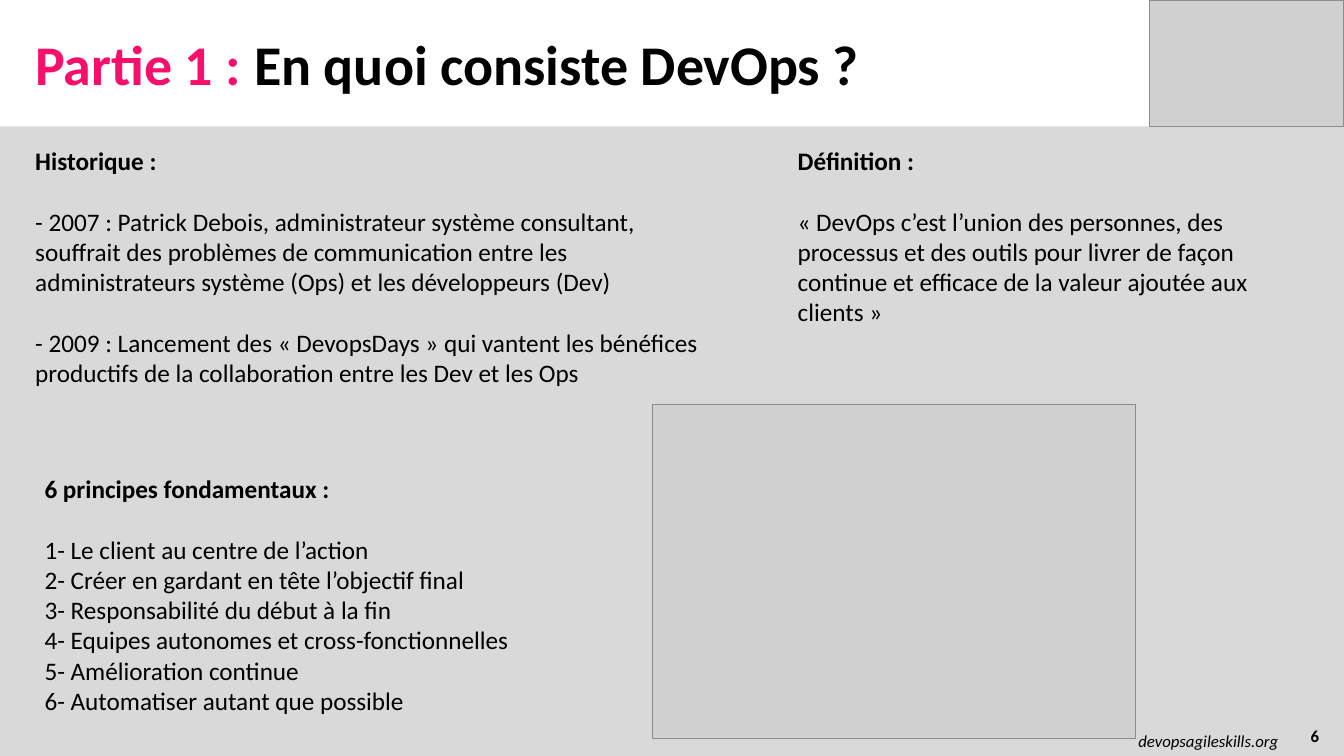
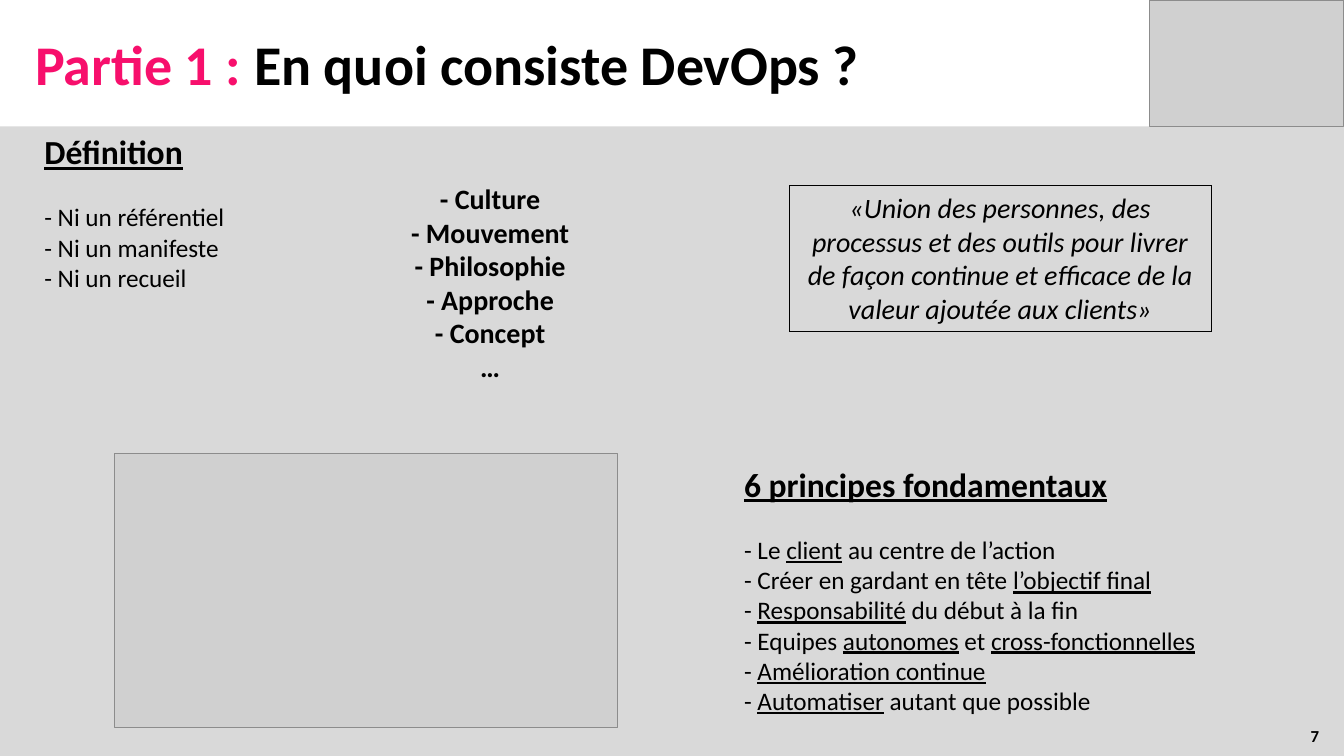
Before and after one commit to AITcorporation/Presentation-DevOps, a slide deck: slide 7 of Presentation.pptx (slide 6 before the commit). Drawn at 1344x756 pixels with LibreOffice and Linux fonts; fonts in the diff are those of the drawing; grey boxes stand for pictures. Boxes give left, top, right and bottom in pixels: in the first picture for what was removed or moved away, otherwise in the second. Text is boxed around its words. In the diff, an @@ line names an element or a change of style, - is before the commit and + after.

Commit message:
Version finale Pwpt

```diff
--- a/Presentation.pptx
+++ b/Presentation.pptx
@@ text added at <box>44,140,225,287</box>, 18 pt, text #000000 @@
+Définition
+- Ni un référentiel
+- Ni un manifeste
+- Ni un recueil
@@ text removed at <box>35,152,698,386</box> @@
-Historique :
-- 2007 : Patrick Debois, administrateur système consultant, souffrait des problèmes de communication entre les administrateurs système (Ops) et les développeurs (Dev)
-- 2009 : Lancement des « DevopsDays » qui vantent les bénéfices productifs de la collaboration entre les Dev et les Ops
@@ text added at <box>426,189,569,348</box>, 20 pt, text #000000, bold @@
+- Culture
+- Mouvement
+- Philosophie
+- Approche
+- Concept
+…
@@ rectangle "«Union des personnes, des processus ...": place and size @@
-rectangle "«Union des personnes, des processus ..." at <box>798,152,1247,321</box>
+rectangle "«Union des personnes, des processus ..." at <box>789,186,1212,332</box>
@@ rectangle "«Union des personnes, des processus ..." at <box>789,186,1212,332</box>: outline none to #000000 0.75 pt @@
@@ text in rectangle at <box>808,198,1192,324</box>: text changed; size 18 to 20 pt; italic on @@
-Définition :
-« DevOps c’est l’union des personnes, des processus et des outils pour livrer de façon continue et efficace de la valeur ajoutée aux clients »
+«Union des personnes, des processus et des outils pour livrer de façon continue et efficace de la valeur ajoutée aux clients»
@@ picture removed at <box>652,405,1136,739</box> @@
@@ picture added at <box>115,454,618,728</box> @@
@@ text at <box>744,473,1195,714</box>: text changed @@
-6 principes fondamentaux :
-1- Le client au centre de l’action
-2- Créer en gardant en tête l’objectif final
-3- Responsabilité du début à la fin
-4- Equipes autonomes et cross-fonctionnelles
-5- Amélioration continue
-6- Automatiser autant que possible
+6 principes fondamentaux
+- Le client au centre de l’action
+- Créer en gardant en tête l’objectif final
+- Responsabilité du début à la fin
+- Equipes autonomes et cross-fonctionnelles
+- Amélioration continue
+- Automatiser autant que possible
@@ text removed at <box>1138,735,1278,750</box> @@
-devopsagileskills.org
@@ page number at <box>1311,731,1319,742</box>: text changed @@
-6
+7
```
Also in this commit, not shown: 17 other slides changed, 1 slide added.
